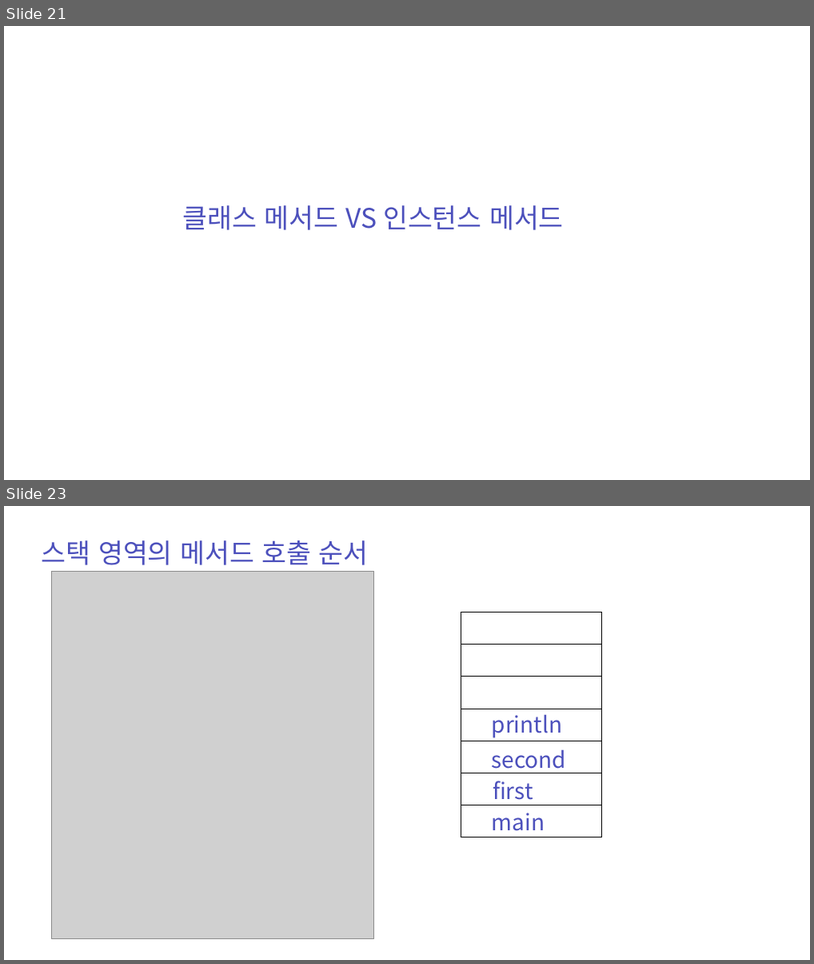
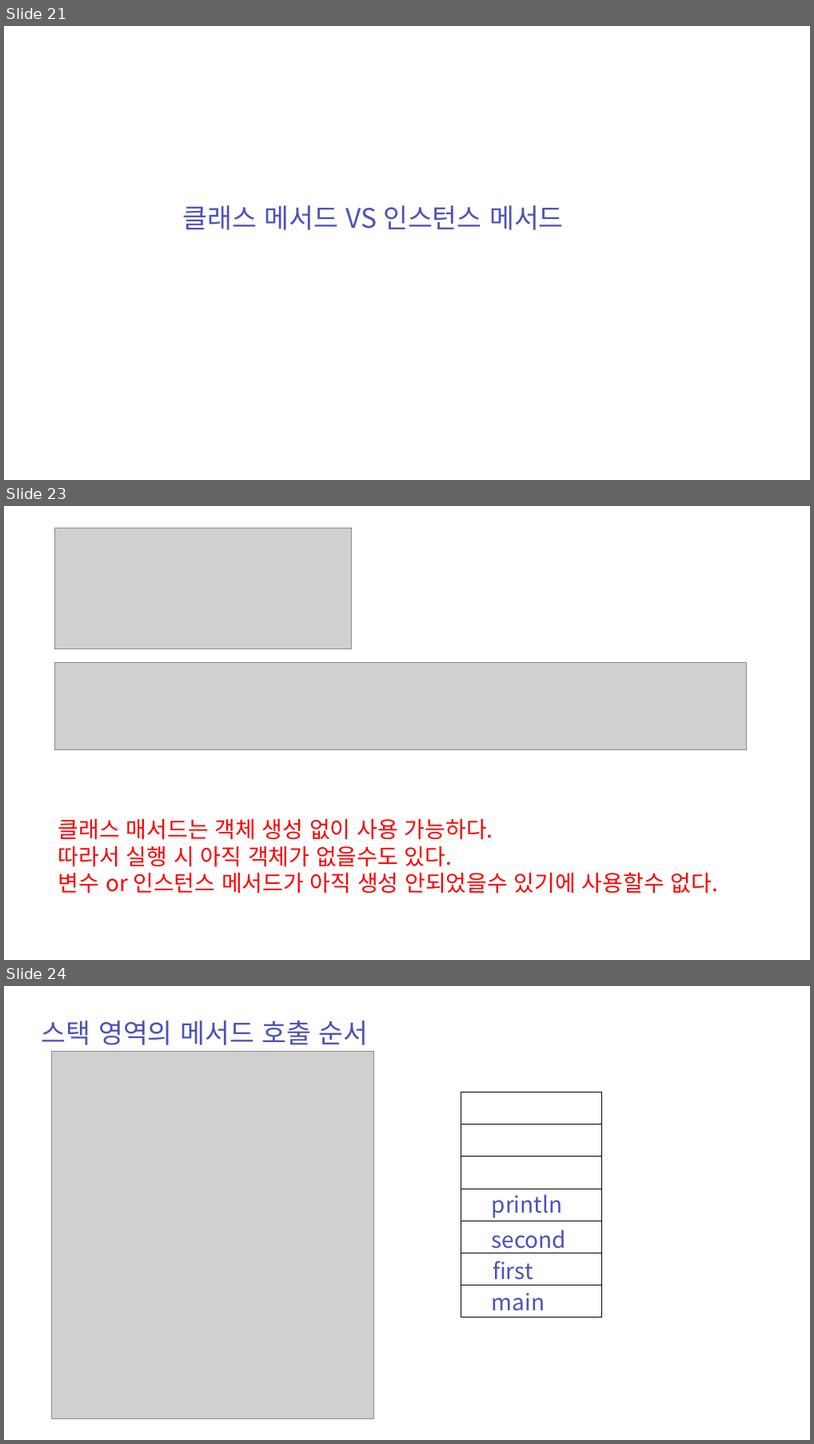
Before and after one commit to zest132/JavaLecture, a slide deck: JavaLecture/LectureFile/java 7강.pptx. Shown one above the other, each under a label of ours: slides 21 and 23 before the commit, slides 21, 23 and 24 after it; the slides between them are not shown. The pictures are 814x964 and 814x1444 pixels, drawn with LibreOffice and Linux fonts; fonts in the diff are those of the drawing; grey boxes stand for pictures. Boxes give left, top, right and bottom in pixels: in the first picture for what was removed or moved away, otherwise in the second. Text is boxed around its words. In the diff, an @@ line names an element or a change of style, - is before the commit and + after.

```diff
--- a/JavaLecture/LectureFile/java 7강.pptx
+++ b/JavaLecture/LectureFile/java 7강.pptx
@@ slide 23 added at (4,506,810,960), background #FFFFFF @@
@@ picture added at (54,528,351,648) @@
@@ picture added at (54,663,746,750) @@
@@ text added at (58,819,718,893), 40 pt, text #FF0000 @@
+클래스 매서드는 객체 생성 없이 사용 가능하다.
+따라서 실행 시 아직 객체가 없을수도 있다.
+변수 or 인스턴스 메서드가 아직 생성 안되었을수 있기에 사용할수 없다.
@@ what was slide 23 is now slide 24 @@
```
Also in this commit, not shown: 5 slides changed, 2 other slides added, 2 slides removed, 5 other files.
